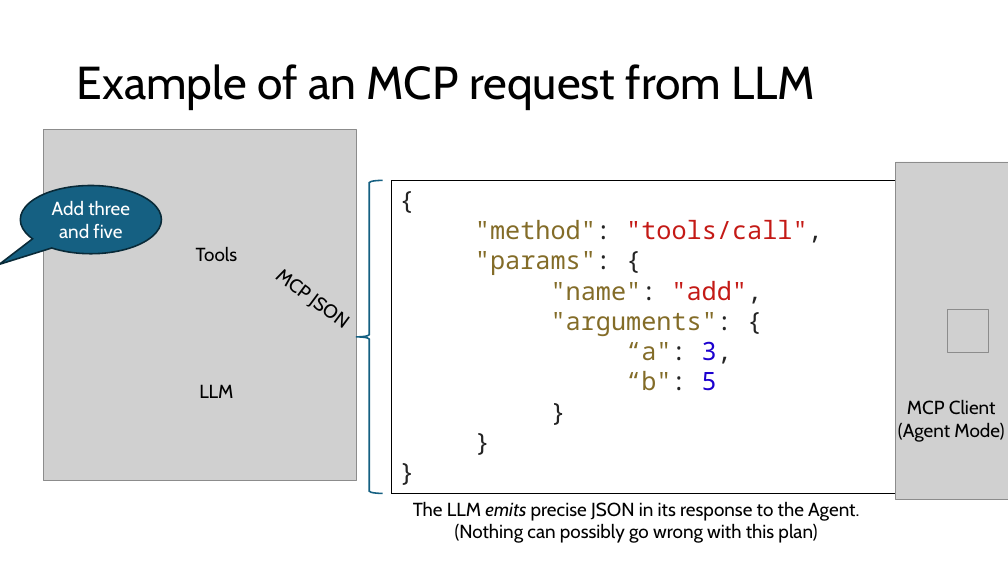
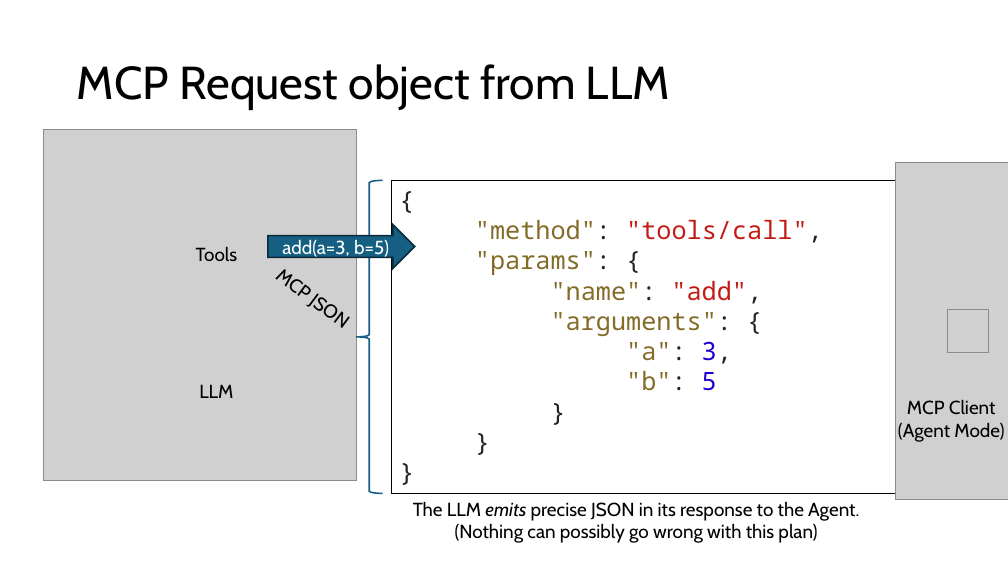
Before and after one commit to RHIT-CSSE/csse290-ai, a slide deck: slide 9 of ClassMaterials/Week9/MCP Servers.pptx (slide 8 before the commit). Drawn at 1008x567 pixels with LibreOffice and Linux fonts; fonts in the diff are those of the drawing; grey boxes stand for pictures. Boxes give left, top, right and bottom in pixels: in the first picture for what was removed or moved away, otherwise in the second. Text is boxed around its words. In the diff, an @@ line names an element or a change of style, - is before the commit and + after.

```diff
--- a/ClassMaterials/Week9/MCP Servers.pptx
+++ b/ClassMaterials/Week9/MCP Servers.pptx
@@ title at box(77, 64, 670, 110): text changed @@
-Example of an MCP request from LLM
+MCP Request object from LLM
@@ speech bubble removed at box(20, 185, 162, 253) @@
-Add three and five
@@ right arrow added at box(268, 225, 414, 268), fill #156082, outline #092A39 1.5 pt, 18 pt, text #FFFFFF @@
+add(a=3, b=5)
```
Also in this commit, not shown: 7 other slides changed, 1 slide added.
